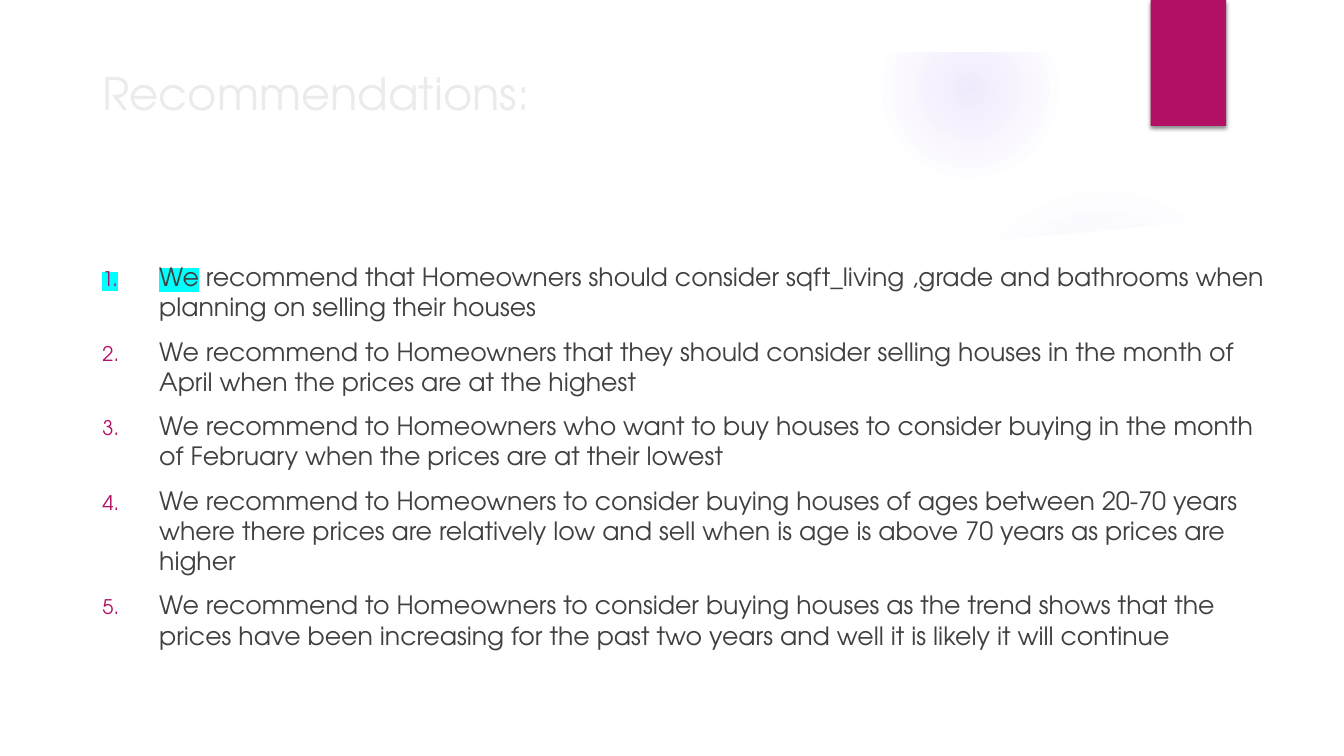
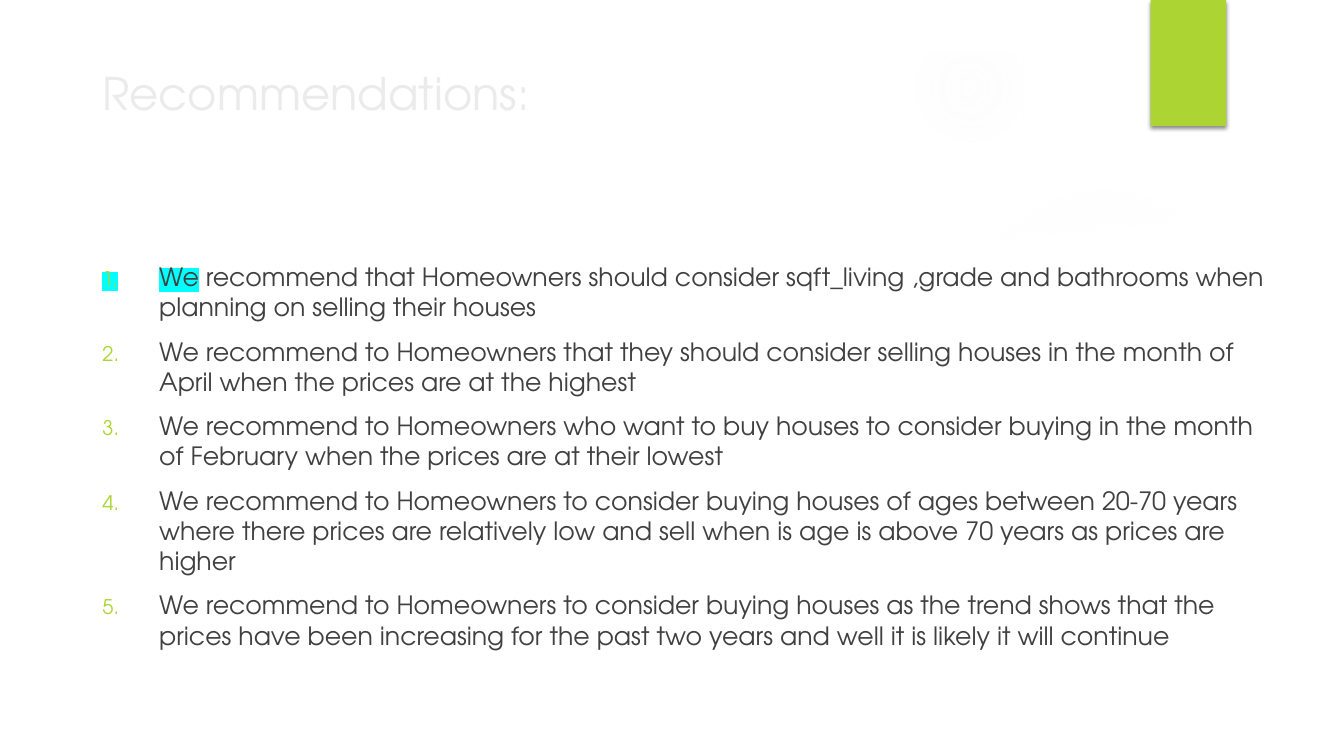
Before and after one commit to oscar066/Modelling_House_Sales, a slide deck: slide 15 of HouseAnalysis_presentation.pptx. Drawn at 1344x756 pixels with LibreOffice and Linux fonts; fonts in the diff are those of the drawing; background and template pictures are left out. Boxes give left, top, right and bottom in pixels: in the first picture for what was removed or moved away, otherwise in the second. Text is boxed around its words. In the diff, an @@ line names an element or a change of style, - is before the commit and + after.

```diff
--- a/HouseAnalysis_presentation.pptx
+++ b/HouseAnalysis_presentation.pptx
@@ fill gradient #9B6BF2 to gradient #F7F7F7 in 3 elements at [0, 294, 462, 756], [0, 320, 260, 580], [882, 0, 1059, 176] @@
@@ rectangle at [1150, 0, 1226, 126]: fill #B31166 to #ACD433 @@
@@ text "We recommend that Homeowners should ..." at [159, 260, 1264, 651]: bullet colour #B31166 to #ACD433 @@
```
Also in this commit, not shown: 14 other slides changed, 1 other file.
